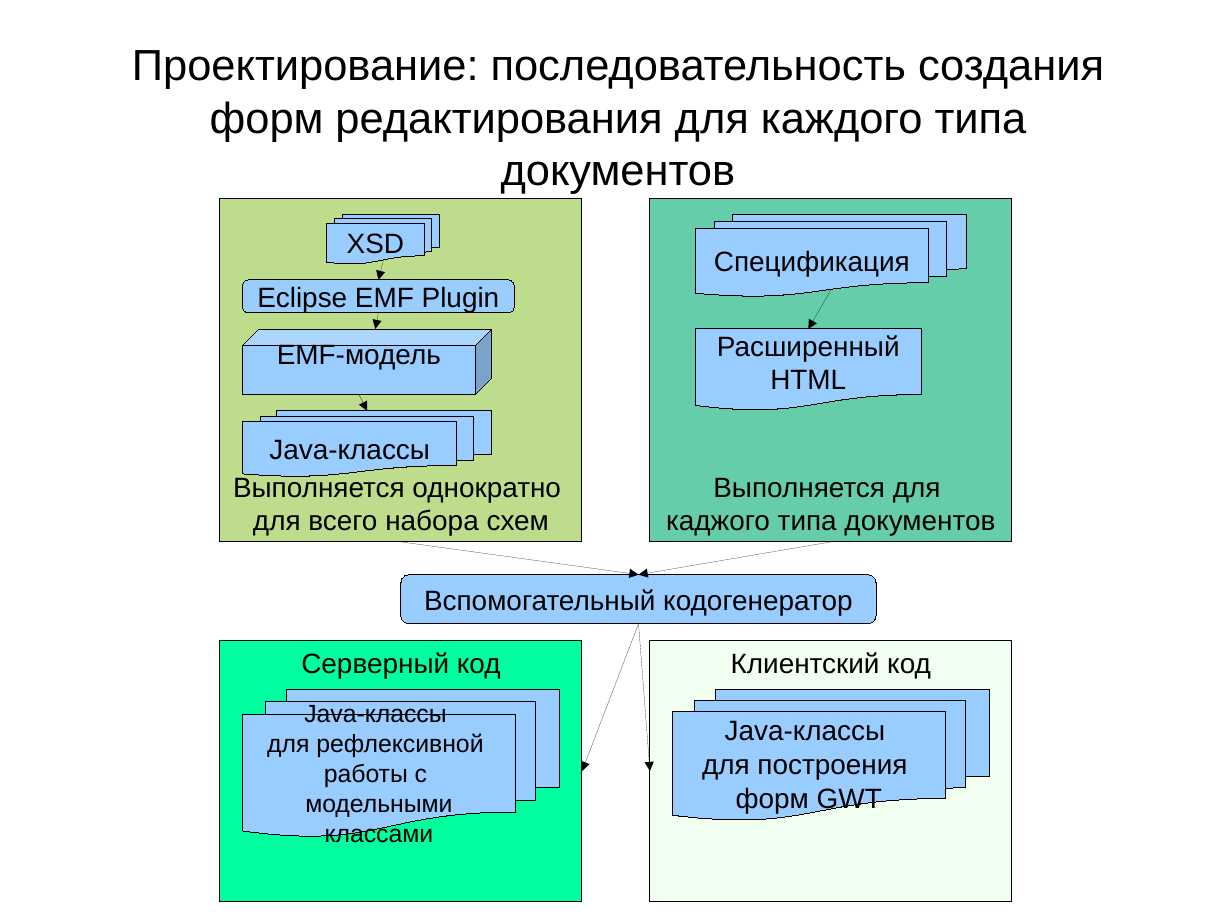
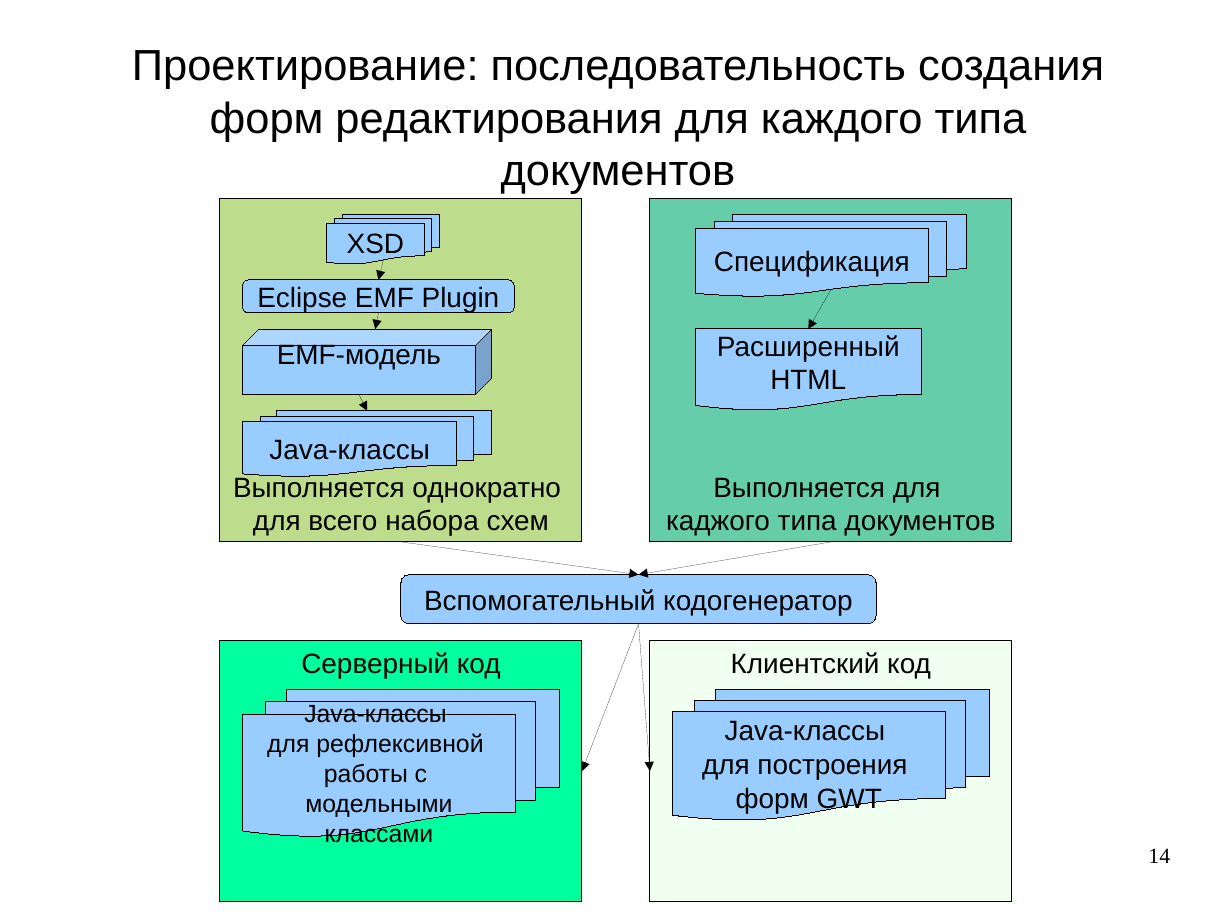
Before and after one commit to aeremenok/a-team-777, a slide deck: slide 14 of diploma/eav/diploma/demo.odp. Drawn at 1232x924 pixels with LibreOffice and Linux fonts; fonts in the diff are those of the drawing. Boxes give left, top, right and bottom in pixels: in the first picture for what was removed or moved away, otherwise in the second. Text is boxed around its words. In the diff, an @@ line names an element or a change of style, - is before the commit and + after.

```diff
--- a/diploma/eav/diploma/demo.odp
+++ b/diploma/eav/diploma/demo.odp
@@ page number added at (x1=1148, y1=848, x2=1170, y2=863), 14 pt, text #000000 @@
+14
```
Also in this commit, not shown: 15 other slides changed, 1 other file.
